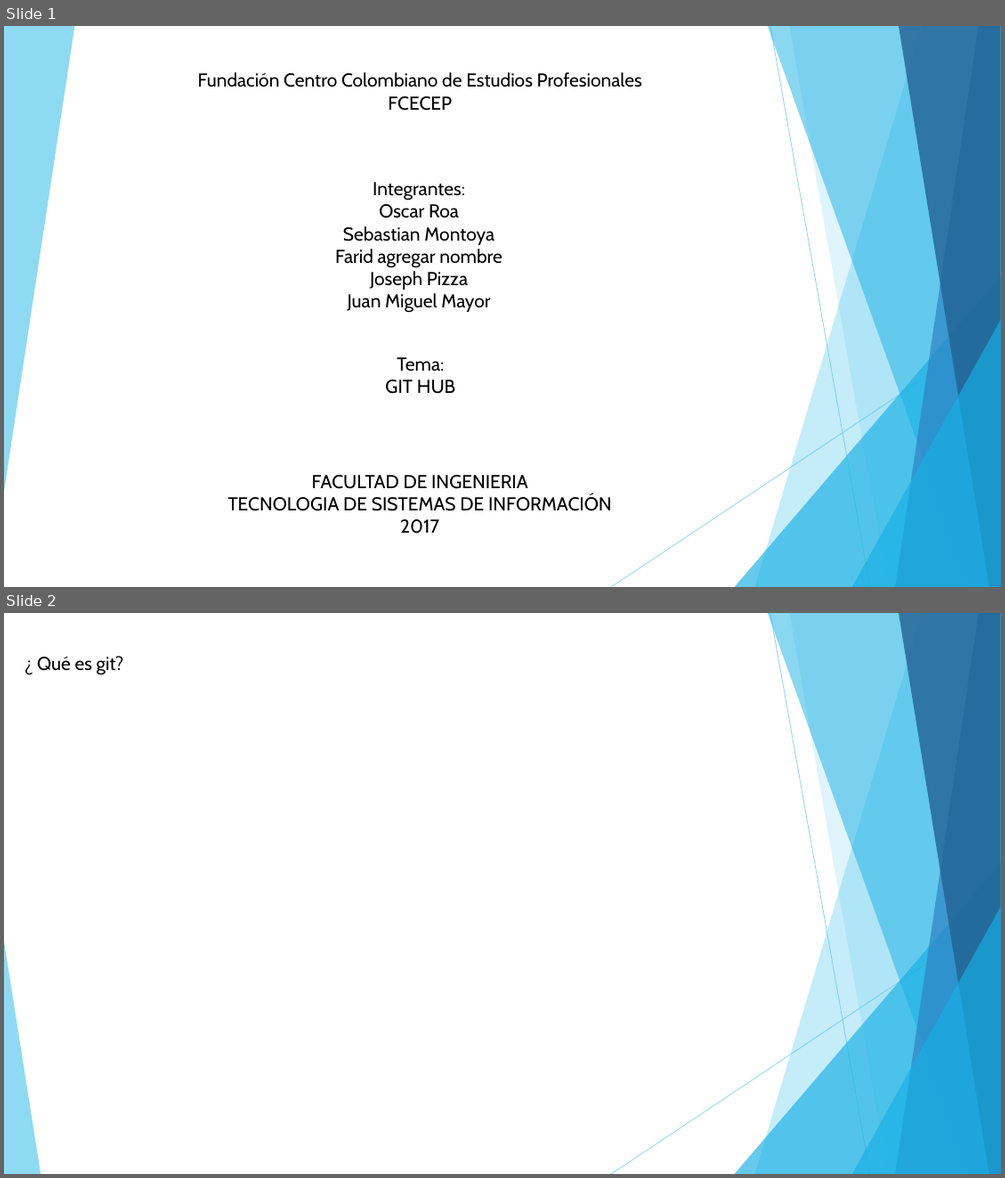
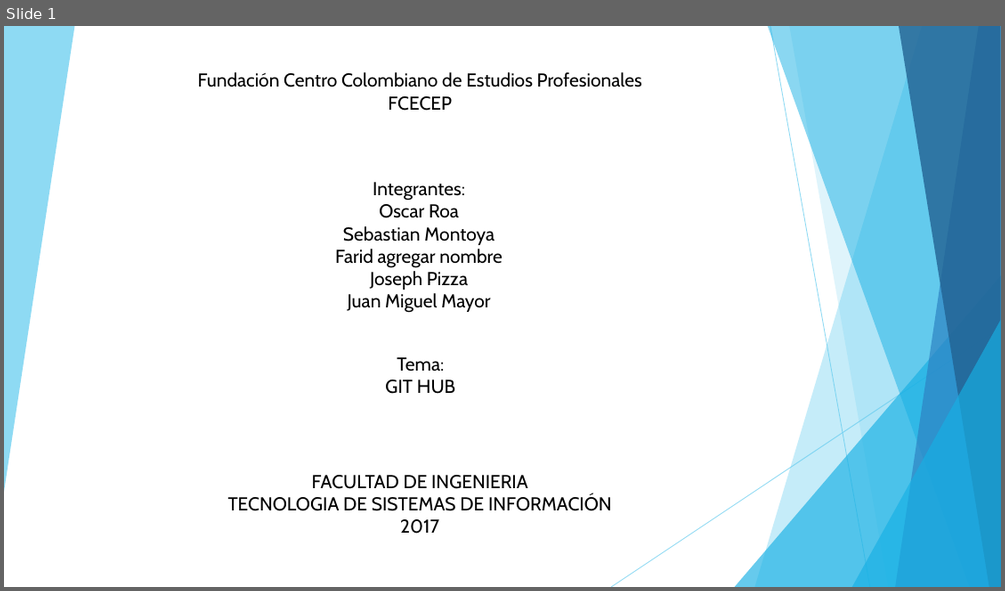
Before and after one commit to JosephDeveloper/Proyecto, a slide deck: Informes Y Presentaciones/Presentacion git.pptx. Shown one above the other, each under a label of ours: slides 1 and 2 before the commit, slide 1 after it. The pictures are 1005x1178 and 1005x591 pixels, drawn with LibreOffice and Linux fonts; fonts in the diff are those of the drawing. Boxes give left, top, right and bottom in pixels: in the first picture for what was removed or moved away, otherwise in the second. Text is boxed around its words. In the diff, an @@ line names an element or a change of style, - is before the commit and + after.

```diff
--- a/Informes Y Presentaciones/Presentacion git.pptx
+++ b/Informes Y Presentaciones/Presentacion git.pptx
@@ slide 2 removed at [4, 613, 1001, 1174], background #FFFFFF; not listed: 9 template elements that a slide beside it also shows @@
@@ text removed at [37, 656, 124, 675] @@
-¿ Qué es git?
@@ triangle removed at [4, 941, 40, 1174] @@
```
Also in this commit, not shown: 3 slides added.
